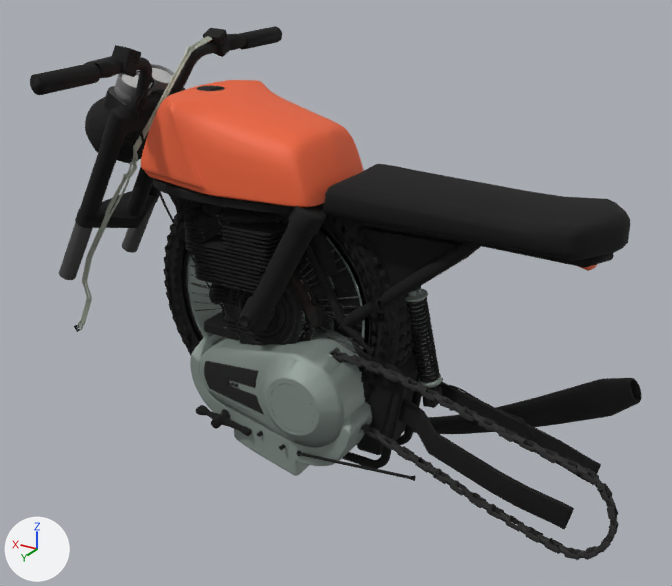
Renders of the glTF model public/models/revbike.glb from each side of a commit.
One viewpoint serves both versions: a 50 mm camera at (-1.47, 2.15, 1.12) aimed at (-0.18, 0.0, 0.05). The axes (+X, +Y, +Z) are drawn at lower left. The lights are the same throughout. The older version comes first. Where no turn or scale is listed for an object, it has been applied to the vertices. Vertices at exactly the same position are counted once.

Before the edit, the objects in view are built like this:
```python
ob_chassis_cg_000000 = bpy.data.objects.new('chassis_CG_000000', me_mesh_0)
ob_chassis_cg_000000.location = (0.0, 0.0, 0.0)
ob_chassis_cg_030303 = bpy.data.objects.new('chassis_CG_030303', me_mesh_26)
ob_chassis_cg_030303.location = (0.0, 0.0, 0.0)
ob_chassis_cg_0b0a0c = bpy.data.objects.new('chassis_CG_0b0a0c', me_mesh_28)
ob_chassis_cg_0b0a0c.location = (0.0, 0.0, 0.0)
ob_chassis_cg_0b0b0b = bpy.data.objects.new('chassis_CG_0b0b0b', me_mesh_29)
ob_chassis_cg_0b0b0b.location = (0.0, 0.0, 0.0)
ob_chassis_cg_2c2c2c = bpy.data.objects.new('chassis_CG_2c2c2c', me_mesh_10)
ob_chassis_cg_2c2c2c.location = (0.0, 0.0, 0.0)
ob_chassis_cg_8d9993 = bpy.data.objects.new('chassis_CG_8d9993', me_mesh_14)
ob_chassis_cg_8d9993.location = (0.0, 0.0, 0.0)
ob_chassis_cg_b2b9aa = bpy.data.objects.new('chassis_CG_b2b9aa', me_mesh_25)
ob_chassis_cg_b2b9aa.location = (0.0, 0.0, 0.0)
ob_frontwheel_cg_090909 = bpy.data.objects.new('frontWheel_CG_090909', me_mesh_58)
ob_frontwheel_cg_090909.location = (0.0, 0.0, 0.0)
# also in view: 'chassis_CG_0f0f0f' at (-0.28, 0.01, 0.09); 'rearWheel_CG_090909' at (0.0, 0.02, 0.0); 'frontWheel_CG_020202' at (-0.09, 0.0, 0.16); 'chassis_CG_464646' at (0.63, 0.0, 0.27); 'chassis_CG_040404' at (0.07, 0.07, 0.08)
```
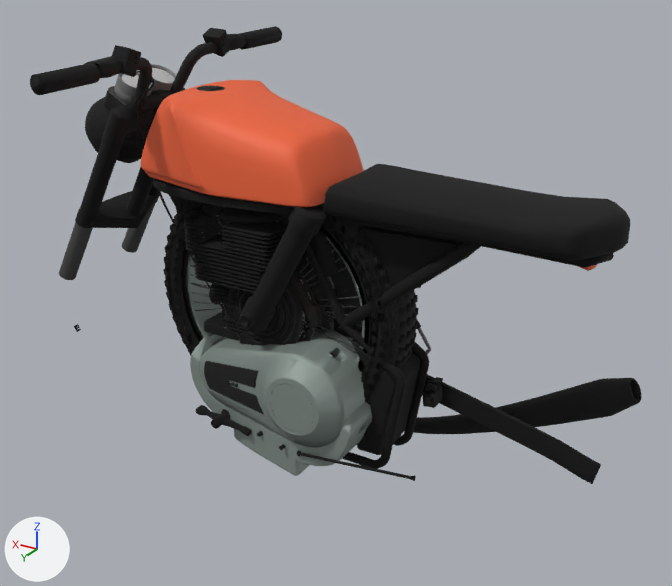
Patch to the scene script:
```diff
--- a/public/models/revbike.glb.py
+++ b/public/models/revbike.glb.py
@@ me_mesh_0 @@
 # used by ob_chassis_cg_000000; location = (0.0, 0.0, 0.0)
-me_mesh_0.from_pydata(...)  # 12315 vertices, 23235 faces; spans x -0.99..0.82, y -0.53..0.52, z -0.45..0.72
+me_mesh_0.from_pydata(...)  # 12204 vertices, 23017 faces; spans x -0.99..0.82, y -0.53..0.52, z -0.45..0.72
+# me_mesh_0 part 1: the loose piece of 111 vertices spanning x -0.97..-0.39, y 0.05..0.16, z -0.39..-0.19 is deleted
 me_mesh_0.materials.append(mat_cg_000000)
@@ me_mesh_14 @@
 # used by ob_chassis_cg_8d9993; location = (0.0, 0.0, 0.0)
-me_mesh_14.from_pydata(...)  # 2388 vertices, 4677 faces; spans x -0.502..0.282, y -0.281..0.249, z -0.495..0.118
+me_mesh_14.from_pydata(...)  # 2096 vertices, 4101 faces; spans x -0.348..0.282, y -0.281..0.249, z -0.495..-0.062
+# me_mesh_14 part 2: the loose piece of 151 vertices spanning x -0.502..-0.434, y -0.081..-0.013, z -0.198..-0.148 is deleted
+# me_mesh_14 part 3: the loose piece of 141 vertices spanning x -0.465..-0.393, y -0.047..0.024, z -0.031..0.118 is deleted
+# other edits to the shape of me_mesh_14 do not show in these pictures
 me_mesh_14.materials.append(mat_cg_8d9993)
@@ me_mesh_26 @@
 # used by ob_chassis_cg_030303; location = (0.0, 0.0, 0.0)
-me_mesh_26.from_pydata(...)  # 819 vertices, 1592 faces; spans x -0.786..0.279, y -0.121..0.052, z -0.282..0.606
+me_mesh_26.from_pydata(...)  # 554 vertices, 1080 faces; spans x -0.646..0.279, y -0.121..0.052, z -0.259..0.606
+# me_mesh_26 part 4
+# 265 vertices are removed from x -0.786..-0.468, y -0.12..-0.07, z -0.282..-0.2
+# 514 faces are deleted
+# 2 new faces join them
 me_mesh_26.materials.append(mat_cg_030303)
@@ ob_chassis_cg_2c2c2c @@
-ob_chassis_cg_2c2c2c = bpy.data.objects.new('chassis_CG_2c2c2c', me_mesh_10)
-ob_chassis_cg_2c2c2c.location = (0.0, 0.0, 0.0)
@@ ob_chassis_cg_b2b9aa @@
-ob_chassis_cg_b2b9aa = bpy.data.objects.new('chassis_CG_b2b9aa', me_mesh_25)
-ob_chassis_cg_b2b9aa.location = (0.0, 0.0, 0.0)
@@ ob_chassis_cg_0b0a0c @@
-ob_chassis_cg_0b0a0c = bpy.data.objects.new('chassis_CG_0b0a0c', me_mesh_28)
-ob_chassis_cg_0b0a0c.location = (0.0, 0.0, 0.0)
@@ ob_chassis_cg_0b0b0b @@
-ob_chassis_cg_0b0b0b = bpy.data.objects.new('chassis_CG_0b0b0b', me_mesh_29)
-ob_chassis_cg_0b0b0b.location = (0.0, 0.0, 0.0)
```

Changed parts and their boxes [x1, y1, x2, y2] in the pictures (672 x 586 px):
'chassis_CG_000000', reshaped (9% shorter)
    before: [30, 26, 630, 530]
    after: [30, 26, 630, 484]
'chassis_CG_8d9993', reshaped
    before: [190, 288, 442, 476]
    after: [190, 320, 372, 476]
'chassis_CG_2c2c2c', deleted
    before: [330, 352, 619, 560]
'chassis_CG_b2b9aa', deleted
    before: [77, 36, 212, 330]
'chassis_CG_0b0a0c', deleted (black)
    before: [407, 297, 440, 383]
'chassis_CG_030303', reshaped (13% narrower, 9% shorter)
    before: [197, 86, 535, 436]
    after: [197, 86, 490, 405]
'chassis_CG_0b0b0b', deleted (mostly hidden)
    before: [412, 288, 435, 391]
part 1 of me_mesh_0, deleted (black)
    before: [398, 398, 574, 530]
part 2 of me_mesh_14, deleted
    before: [418, 369, 442, 388]
part 3 of me_mesh_14, deleted
    before: [405, 288, 428, 336]
part 4 of me_mesh_26, cut back
    before: [440, 383, 535, 436]
